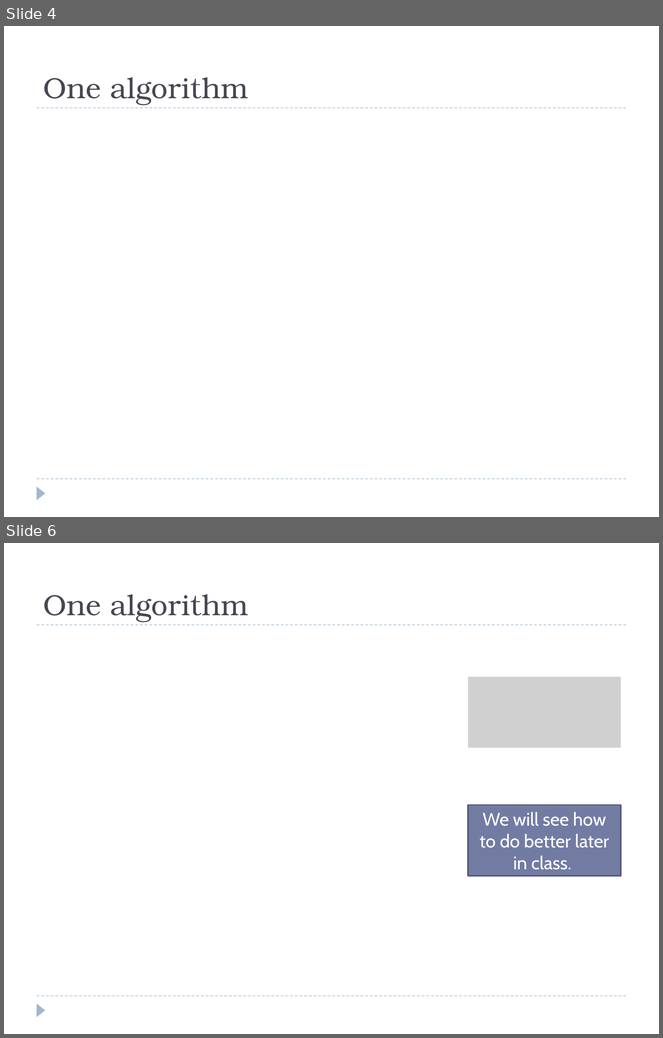
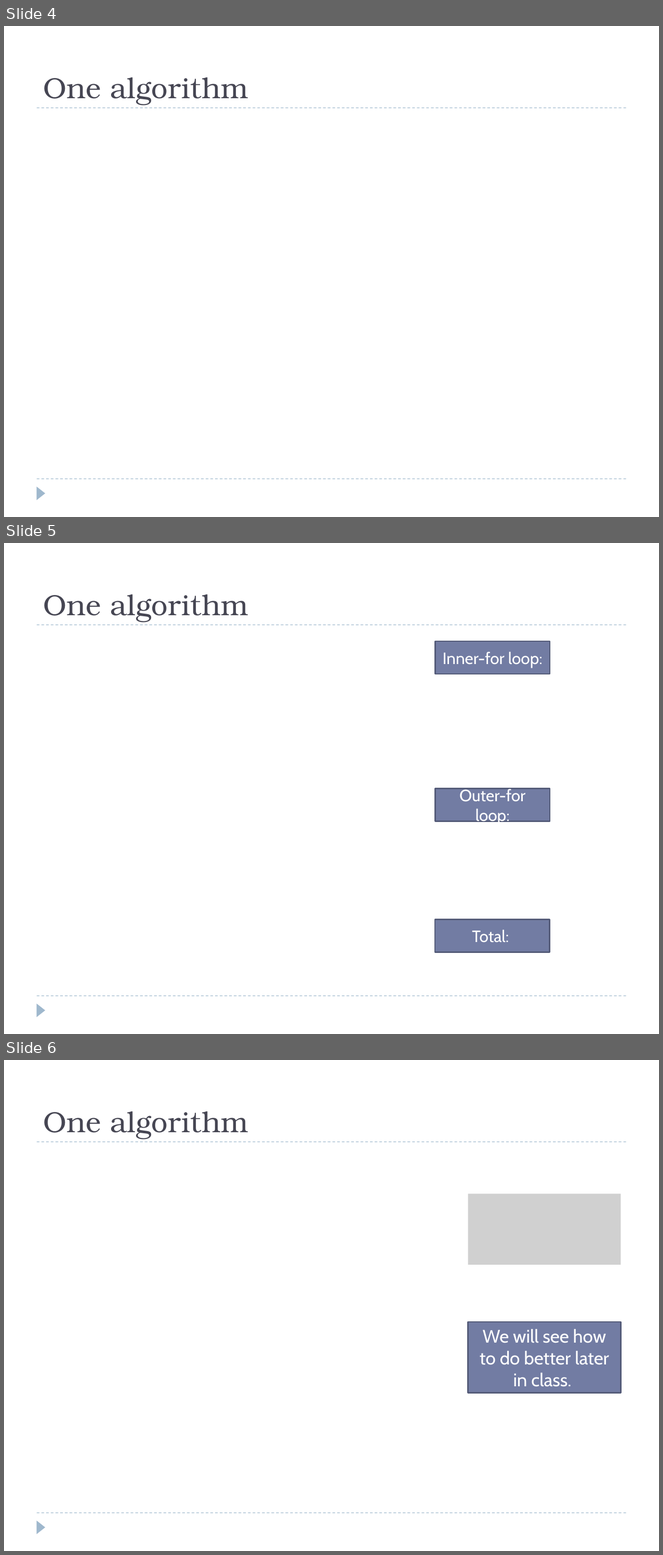
Before and after one commit to eldridgejm/dsc40b-2021-wi-public, a slide deck: published/lectures/02-time_complexity-pt_I/slides-wang.pptx. Shown one above the other, each under a label of ours: slides 4 and 6 before the commit, slides 4, 5 and 6 after it; the slides between them are not shown. The pictures are 663x1038 and 663x1555 pixels, drawn with LibreOffice and Linux fonts; fonts in the diff are those of the drawing; grey boxes stand for pictures. Boxes give left, top, right and bottom in pixels: in the first picture for what was removed or moved away, otherwise in the second. Text is boxed around its words. In the diff, an @@ line names an element or a change of style, - is before the commit and + after.

```diff
--- a/published/lectures/02-time_complexity-pt_I/slides-wang.pptx
+++ b/published/lectures/02-time_complexity-pt_I/slides-wang.pptx
@@ slide 5 added at [4,543,659,1034], background #FFFFFF; not listed: 3 template elements that a slide beside it also shows @@
@@ title added at [44,594,248,623], 32 pt, text #464653 @@
+One algorithm
@@ rectangle added at [435,641,550,674], fill #727CA3, outline #545C79 1.5 pt, 18 pt, text #FFFFFF @@
+Inner-for loop:
@@ rectangle added at [435,788,550,822], fill #727CA3, outline #545C79 1.5 pt, 18 pt, text #FFFFFF @@
+Outer-for loop:
@@ rectangle added at [435,919,550,953], fill #727CA3, outline #545C79 1.5 pt, 18 pt, text #FFFFFF @@
+Total:
```
Also in this commit, not shown: 3 slides changed, 2 other slides added, 1 slide removed, 1 other file.
